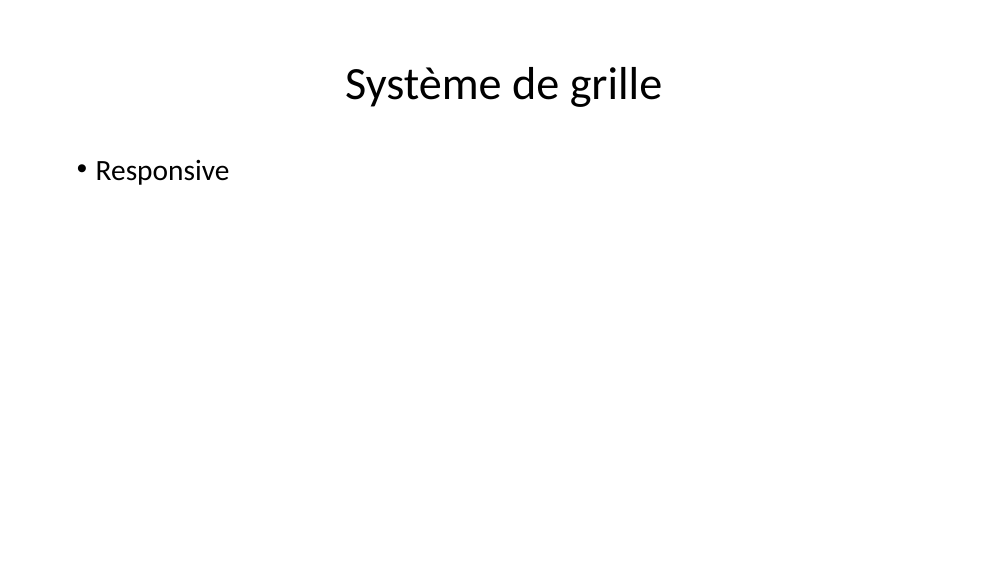
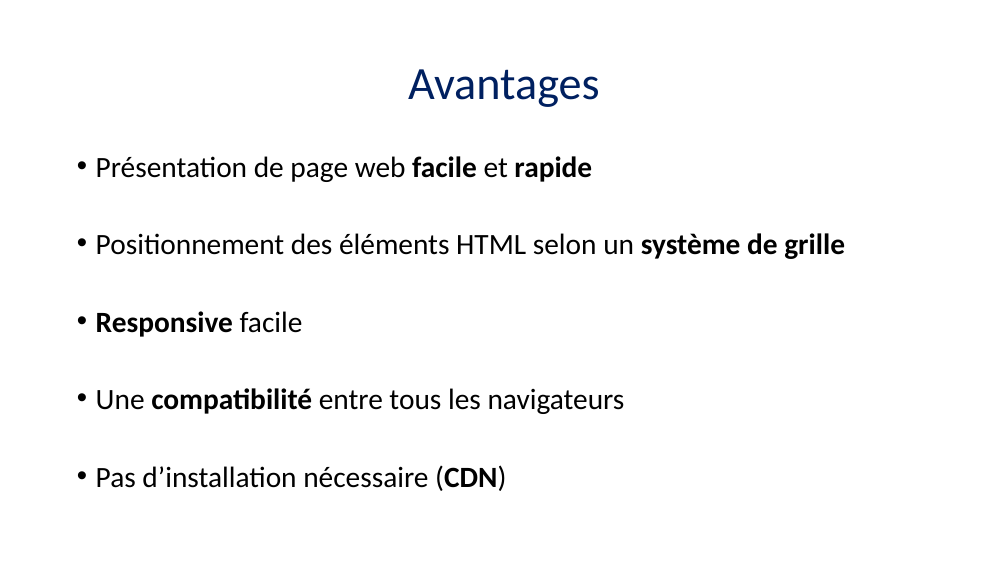
Before and after one commit to Freek31/Exo_html, a slide deck: slide 9 of 08-Angular/Bootstrap/BootStrap.pptx (slide 2 before the commit). Drawn at 1008x567 pixels with LibreOffice and Linux fonts; fonts in the diff are those of the drawing. Boxes give left, top, right and bottom in pixels: in the first picture for what was removed or moved away, otherwise in the second. Text is boxed around its words. In the diff, an @@ line names an element or a change of style, - is before the commit and + after.

```diff
--- a/08-Angular/Bootstrap/BootStrap.pptx
+++ b/08-Angular/Bootstrap/BootStrap.pptx
@@ title at (x1=408, y1=69, x2=600, y2=107): text changed; text colour #000000 to #002060 @@
-Système de grille
+Avantages
@@ text at (x1=96, y1=156, x2=845, y2=491): text changed @@
-• Responsive
+• Présentation de page web facile et rapide
+• Positionnement des éléments HTML selon un système de grille
+• Responsive facile
+• Une compatibilité entre tous les navigateurs
+• Pas d’installation nécessaire (CDN)
```
Also in this commit, not shown: 1 other slide changed, 8 slides added, 1 slide removed.
